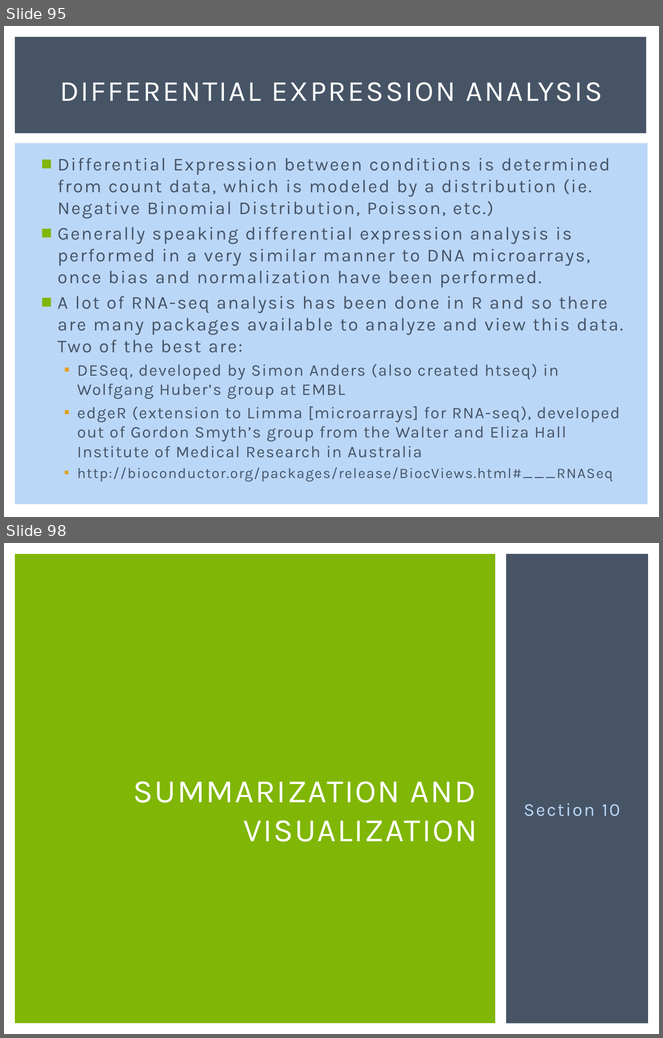
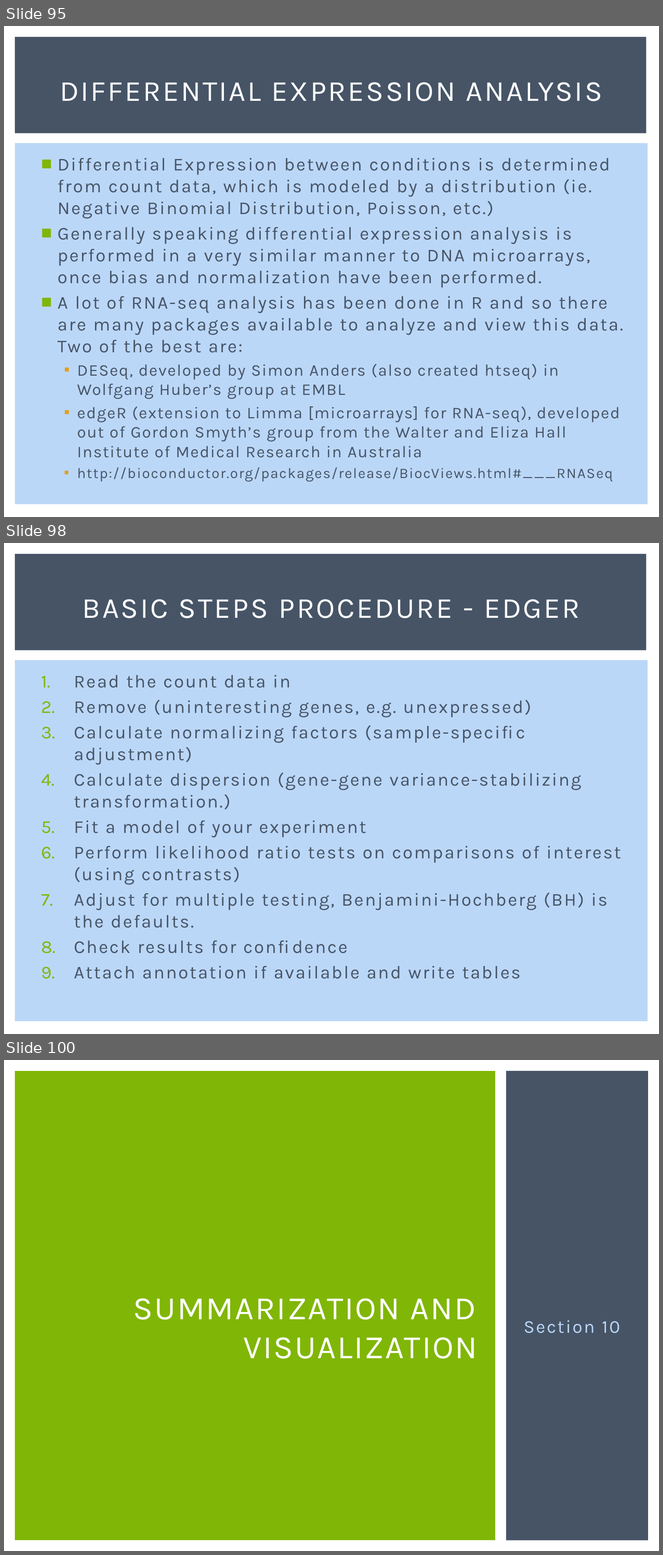
Before and after one commit to msettles/Workshop_RNAseq, a slide deck: powerpoints/RNA-seq-Piracicaba2015.pptx. Shown one above the other, each under a label of ours: slides 95 and 98 before the commit, slides 95, 98 and 100 after it; the slides between them are not shown. The pictures are 663x1038 and 663x1555 pixels, drawn with LibreOffice and Linux fonts; fonts in the diff are those of the drawing. Boxes give left, top, right and bottom in pixels: in the first picture for what was removed or moved away, otherwise in the second. Text is boxed around its words. In the diff, an @@ line names an element or a change of style, - is before the commit and + after.

```diff
--- a/powerpoints/RNA-seq-Piracicaba2015.pptx
+++ b/powerpoints/RNA-seq-Piracicaba2015.pptx
@@ slide 98 added at (4, 543, 659, 1034), background #FFFFFF; not listed: 2 template elements that a slide beside it also shows @@
@@ title added at (83, 599, 580, 618), 32 pt, text #FFFFFF @@
+BASIC STEPS PROCEDURE - EDGER
@@ text added at (74, 675, 621, 979), 20 pt, text #465466 @@
+1. Read the count data in
+2. Remove (uninteresting genes, e.g. unexpressed)
+3. Calculate normalizing factors (sample-specific adjustment)
+4. Calculate dispersion (gene-gene variance-stabilizing transformation.)
+5. Fit a model of your experiment
+6. Perform likelihood ratio tests on comparisons of interest (using contrasts)
+7. Adjust for multiple testing, Benjamini-Hochberg (BH) is the defaults.
+8. Check results for confidence
+9. Attach annotation if available and write tables
@@ what was slide 98 is now slide 100 @@
```
Also in this commit, not shown: 3 slides changed, 3 other slides added.
